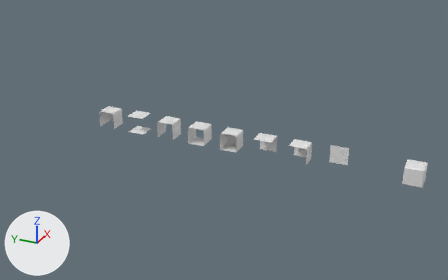
What one commit did to the Blender file Assets/Models/CorneredBlock.blend.
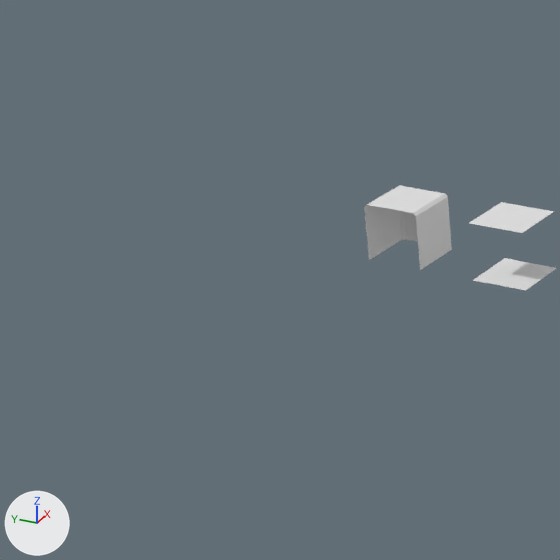
Each version appears first whole from a camera (50 mm lens) standing at (-29.13, -2.62, 14.45) and looking at (0.43, 10.68, -0.33), and next in a close-up on the part from 0% to 34% of the width and 20% to 74% of the height. The axes (+X, +Y, +Z) are drawn at lower left. The lights are the same throughout.

Names of what the first close-up shows: '8', '9'.
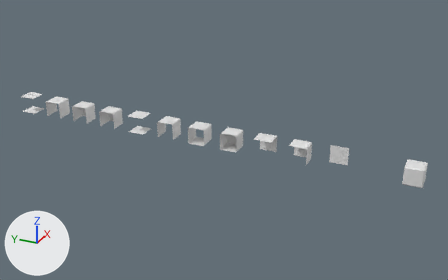
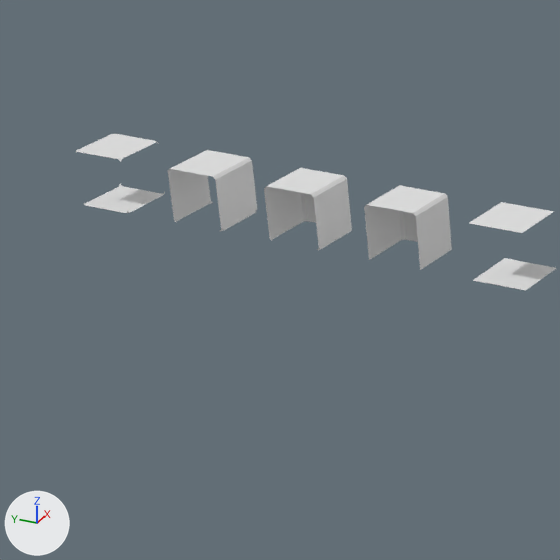
The change, as a list of edits to the scene's bpy script:
```text
Add me_cube_013:
    me_cube_013.from_pydata(...)  # 32 vertices, 26 faces; spans x -0.5..0.5, y -0.5..0.5, z -0.5..0.5
    me_cube_013.materials.append(mat_material)  # white #e7e7e7
Add me_cube_003:
    me_cube_003.from_pydata(...)  # 32 vertices, 25 faces; spans x -0.5..0.5, y -0.5..0.5, z -0.5..0.5
    me_cube_003.materials.append(mat_material)  # white #e7e7e7
Add me_cube_001:
    me_cube_001.from_pydata(...)  # 30 vertices, 25 faces; spans x -0.5..0.5, y -0.5..0.5, z -0.5..0.5
    me_cube_001.materials.append(mat_material)  # white #e7e7e7
Add ob_12:
    ob_12 = bpy.data.objects.new('12', me_cube_013)
    ob_12.location = (0.0, 24.0, 0.0)
Add ob_11:
    ob_11 = bpy.data.objects.new('11', me_cube_003)
    ob_11.location = (0.0, 22.0, 0.0)
Add ob_10:
    ob_10 = bpy.data.objects.new('10', me_cube_001)
    ob_10.location = (0.0, 20.0, 0.0)
    _m = ob_10.modifiers.new('Triangulate', 'TRIANGULATE')
```

Where the change shows, as pixel boxes [x1, y1, x2, y2] in the close-ups (560 x 560 px):
'10', added
    after: [264, 168, 352, 250]
'11', added
    after: [168, 150, 257, 231]
'12', added
    after: [76, 134, 165, 213]
